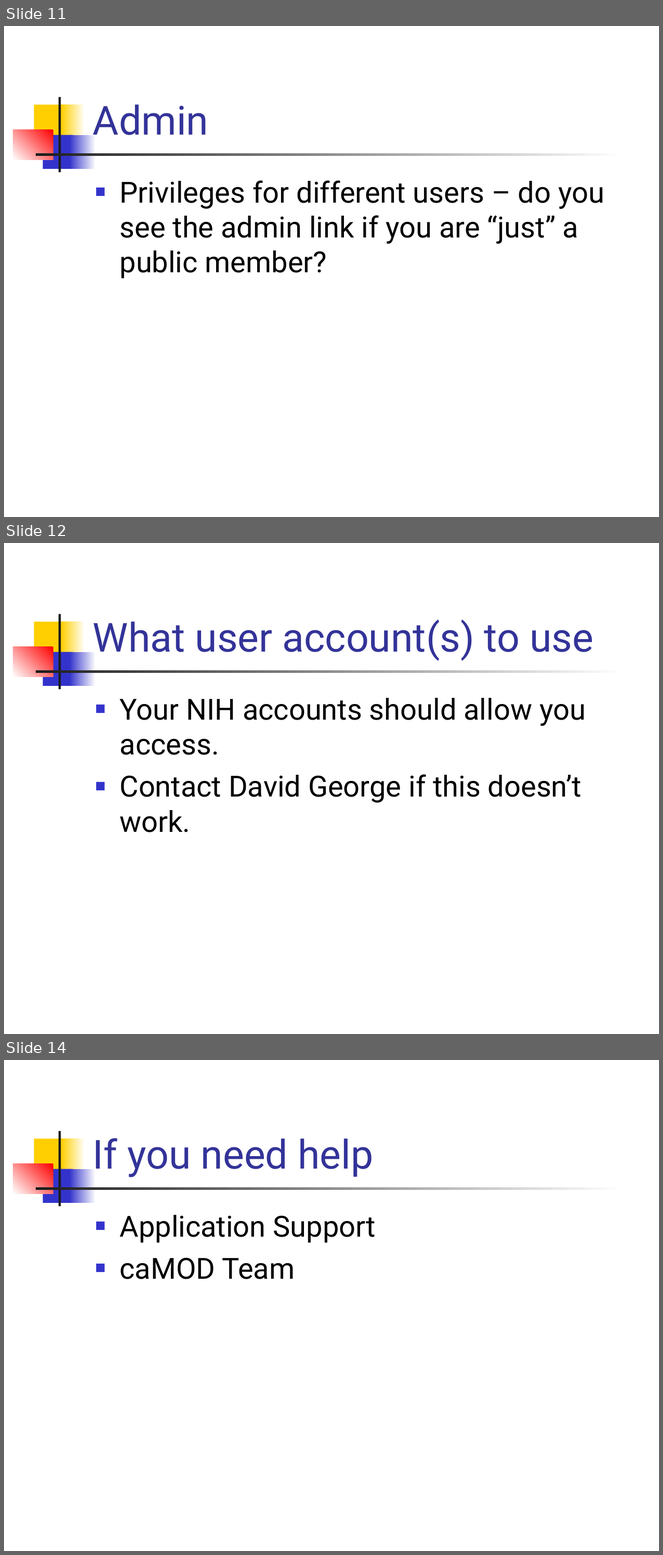
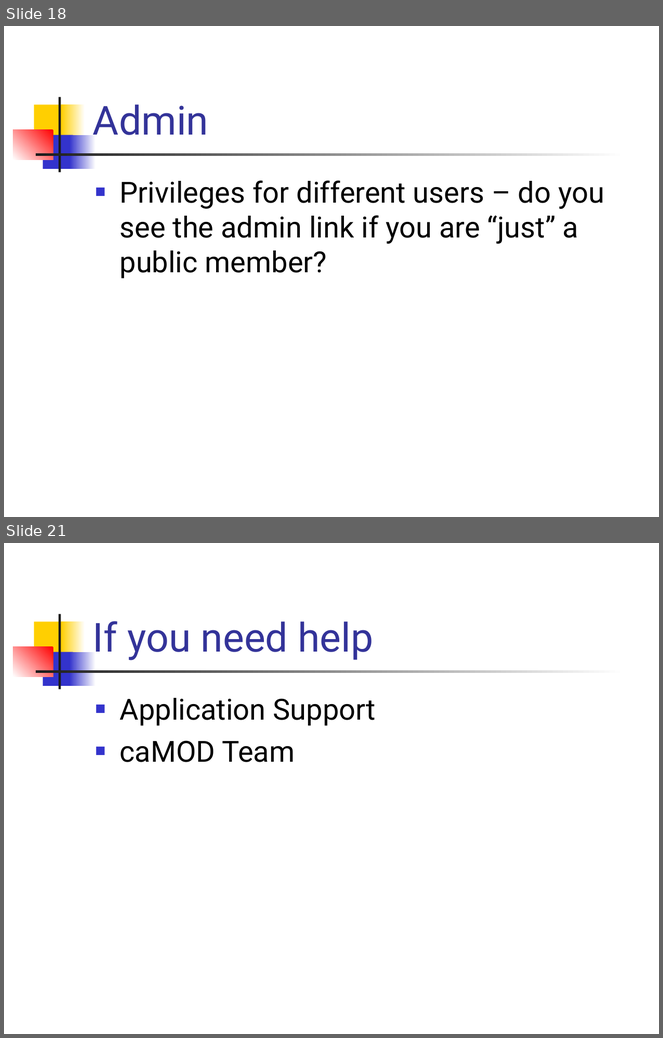
Before and after one commit to NCIP/camod-docs, a slide deck: artifacts/UAT/UAT2/Intro UAT2.ppt. Shown one above the other, each under a label of ours: slides 11, 12 and 14 before the commit, slides 18 and 21 after it; the slides between them are not shown. The pictures are 663x1555 and 663x1038 pixels, drawn with LibreOffice and Linux fonts; fonts in the diff are those of the drawing. Boxes give left, top, right and bottom in pixels: in the first picture for what was removed or moved away, otherwise in the second. Text is boxed around its words. In the diff, an @@ line names an element or a change of style, - is before the commit and + after.

```diff
--- a/artifacts/UAT/UAT2/Intro UAT2.ppt
+++ b/artifacts/UAT/UAT2/Intro UAT2.ppt
@@ slide 12 removed at bbox=[4, 543, 659, 1034], background #FFFFFF; not listed: 7 template elements that a slide beside it also shows @@
@@ title removed at bbox=[93, 619, 594, 661] @@
-What user account(s) to use
@@ text removed at bbox=[120, 698, 586, 833] @@
-■ Your NIH accounts should allow you access.
-■ Contact David George if this doesn’t work.
@@ what was slide 11 is now slide 18 @@
@@ what was slide 14 is now slide 21 @@
```
Also in this commit, not shown: 5 slides changed, 8 slides added, 6 other files.
